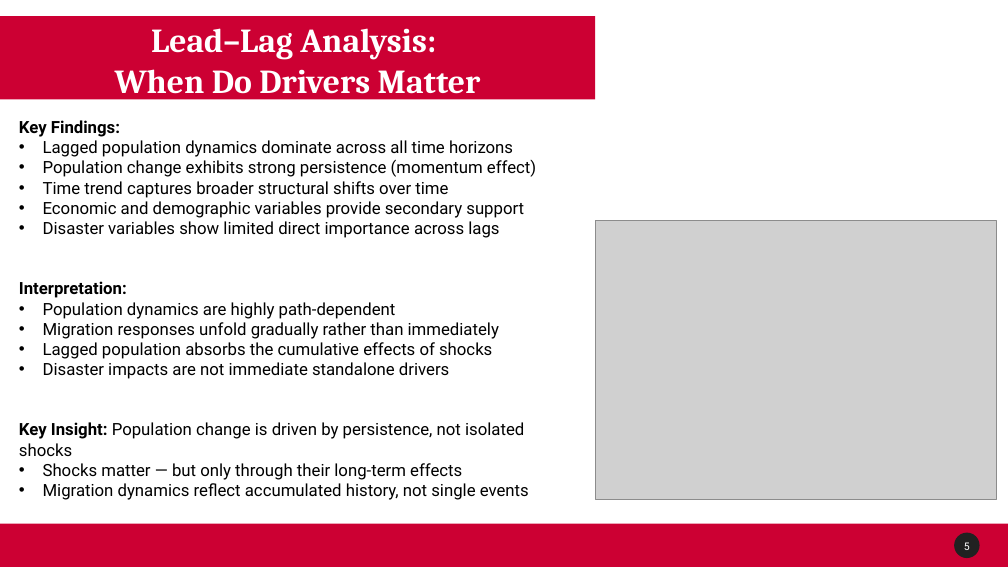
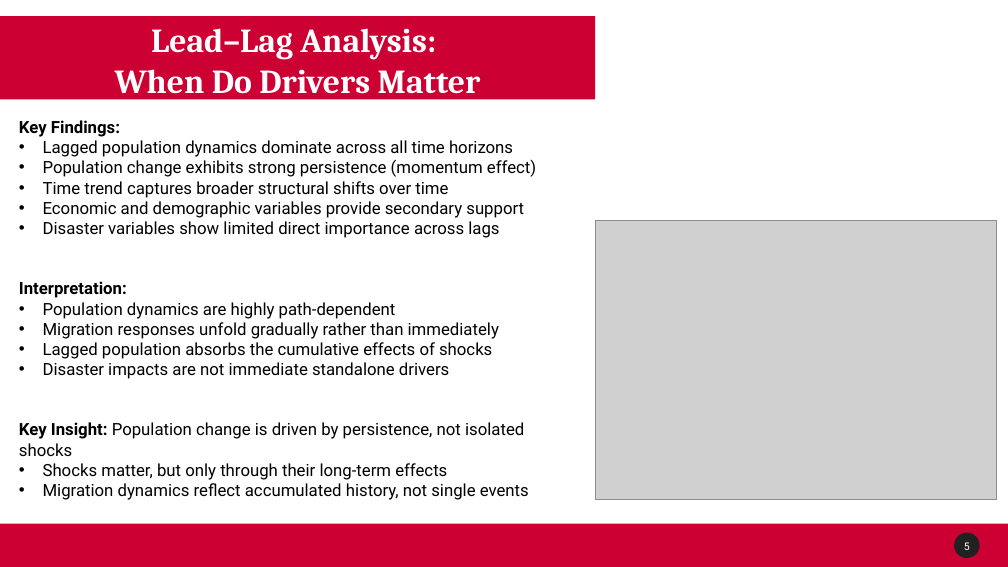
Before and after one commit to Venettov/CAPSTONE_DATA_SCIENCE_RIVERARUIZ, a slide deck: slide 6 of project_reports/Week11_Progress.pptx. Drawn at 1008x567 pixels with LibreOffice and Linux fonts; fonts in the diff are those of the drawing; grey boxes stand for pictures; background and template pictures are left out. Boxes give left, top, right and bottom in pixels: in the first picture for what was removed or moved away, otherwise in the second. Text is boxed around its words. In the diff, an @@ line names an element or a change of style, - is before the commit and + after.

```diff
--- a/project_reports/Week11_Progress.pptx
+++ b/project_reports/Week11_Progress.pptx
@@ text at [43, 463, 447, 480]: text changed @@
-• Shocks matter — but only through their long-term effects
+• Shocks matter, but only through their long-term effects
```
Also in this commit, not shown: 9 other slides changed, 1 slide added, 3 slides removed, 3 other files.
